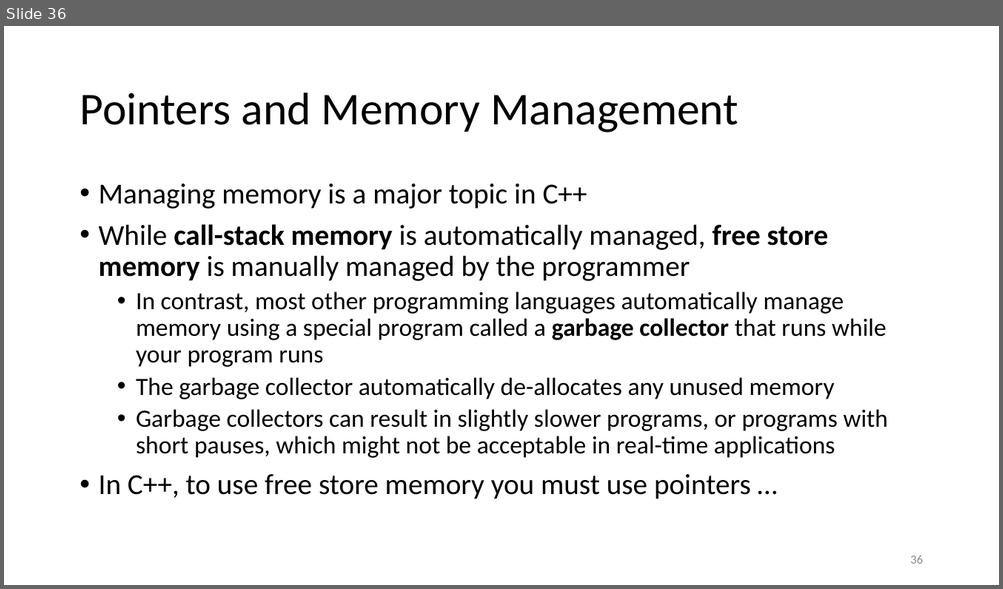
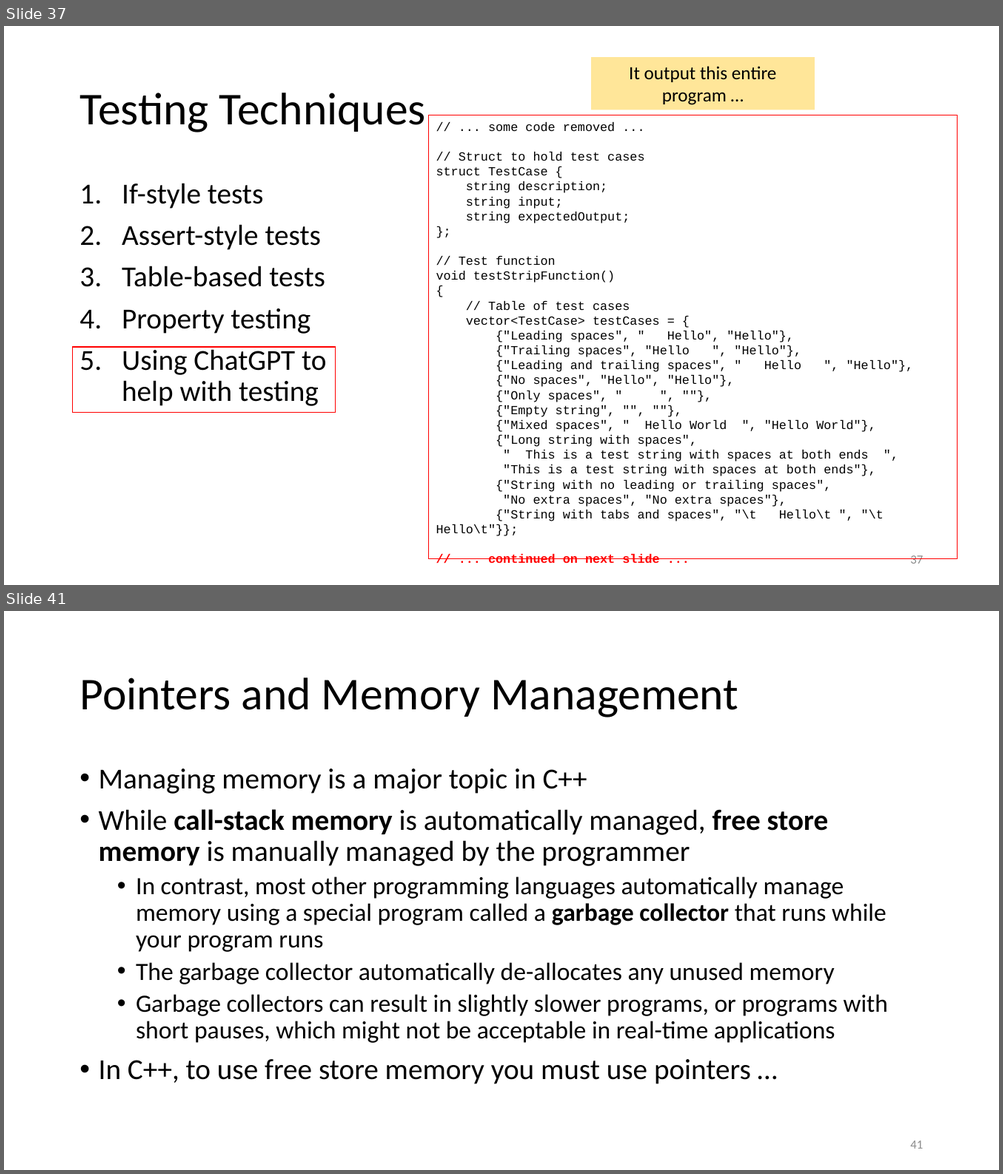
Before and after one commit to tjd1234/cmpt135spring2024, a slide deck: sample_code/week2/week2_cmpt135.pptx. Shown one above the other, each under a label of ours: slide 36 before the commit, slides 37 and 41 after it; the slides between them are not shown. The pictures are 1003x589 and 1003x1174 pixels, drawn with LibreOffice and Linux fonts; fonts in the diff are those of the drawing. Boxes give left, top, right and bottom in pixels: in the first picture for what was removed or moved away, otherwise in the second. Text is boxed around its words. In the diff, an @@ line names an element or a change of style, - is before the commit and + after.

```diff
--- a/sample_code/week2/week2_cmpt135.pptx
+++ b/sample_code/week2/week2_cmpt135.pptx
@@ slide 37 added at (4, 26, 999, 585), background #FFFFFF @@
@@ rectangle added at (591, 57, 814, 110), fill #FFE699, 18 pt, text #000000 @@
+It output this entire program …
@@ title added at (79, 93, 426, 133), 44 pt, text #000000 @@
+Testing Techniques
@@ rectangle added at (429, 116, 957, 560), outline #FF0000 0.75 pt, 12 pt, text #000000 @@
+// ... some code removed ...
+// Struct to hold test cases
+struct TestCase {
+string description;
+string input;
+string expectedOutput;
+};
+// Test function
+void testStripFunction()
+{
+// Table of test cases
+vector<TestCase> testCases = {
+{"Leading spaces", " Hello", "Hello"},
+{"Trailing spaces", "Hello ", "Hello"},
+{"Leading and trailing spaces", " Hello ", "Hello"},
+{"No spaces", "Hello", "Hello"},
+{"Only spaces", " ", ""},
+{"Empty string", "", ""},
+{"Mixed spaces", " Hello World ", "Hello World"},
+{"Long string with spaces",
+" This is a test string with spaces at both ends ",
+"This is a test string with spaces at both ends"},
+{"String with no leading or trailing spaces",
+"No extra spaces", "No extra spaces"},
+{"String with tabs and spaces", "\t Hello\t ", "\t Hello\t"}};
+// ... continued on next slide ...
@@ text added at (122, 183, 326, 406), 28 pt, text #000000 @@
+1. If-style tests
+2. Assert-style tests
+3. Table-based tests
+4. Property testing
+5. Using ChatGPT to
+   help with testing
@@ rectangle added at (73, 348, 336, 413), outline #FF0000 1 pt @@
@@ page number added at (910, 556, 922, 564), 12 pt, text #8C8C8C @@
+37
@@ what was slide 36 is now slide 41 @@
@@ page number at (910, 1141, 922, 1149): text changed @@
-36
+41
```
Also in this commit, not shown: 1 slide changed, 4 other slides added.
